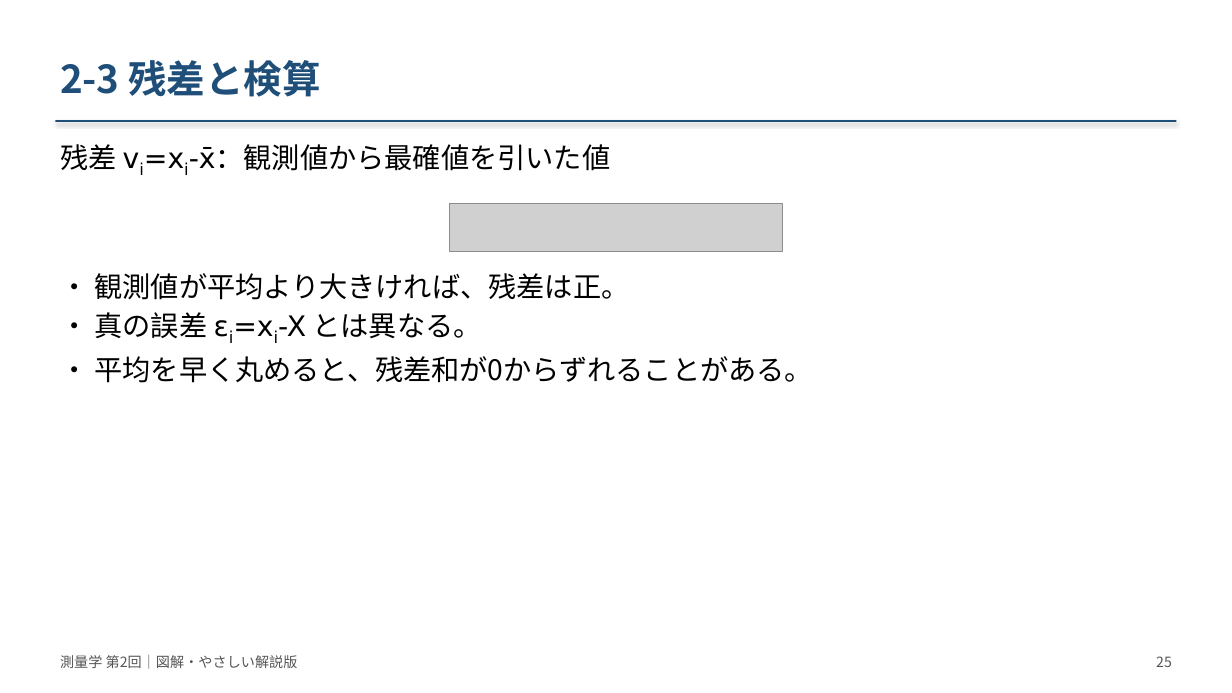
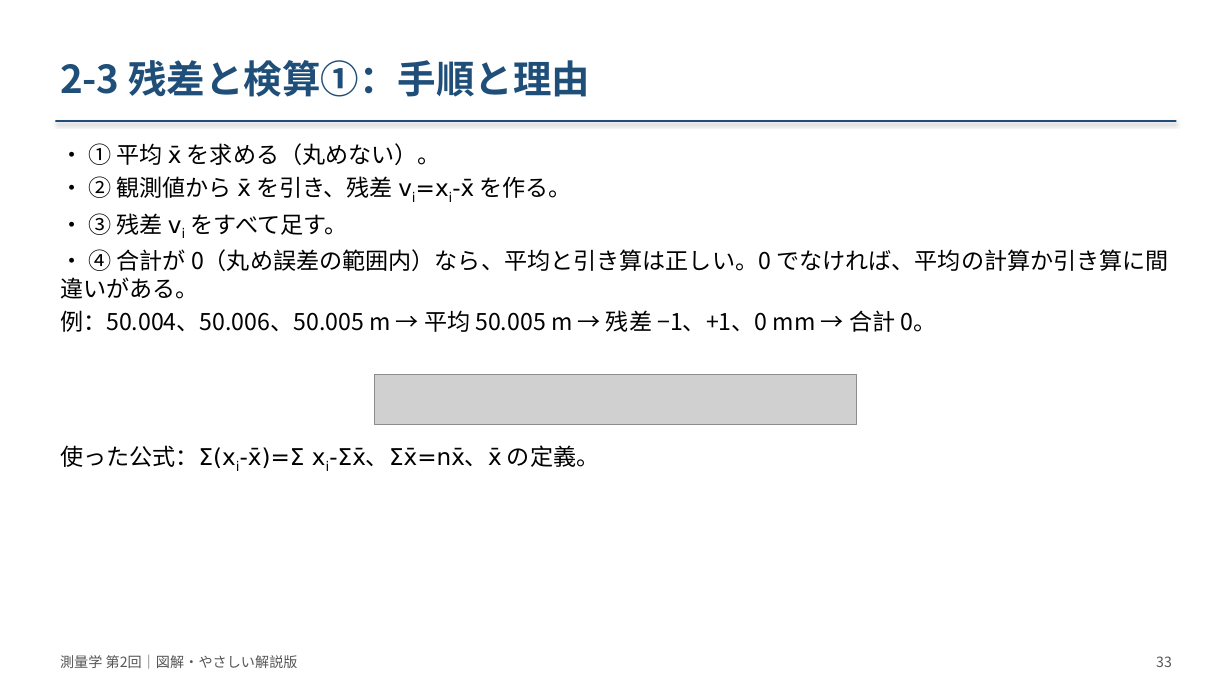
Before and after one commit to NN3210/Lecture, a slide deck: slide 33 of Surveying/materials/slides/第02回_測量の基礎と誤差論/改訂版_20261008/測量学_第02回_図解改訂版.pptx (slide 25 before the commit). Drawn at 1232x693 pixels with LibreOffice and Linux fonts; fonts in the diff are those of the drawing; grey boxes stand for pictures. Boxes give left, top, right and bottom in pixels: in the first picture for what was removed or moved away, otherwise in the second. Text is boxed around its words. In the diff, an @@ line names an element or a change of style, - is before the commit and + after.

```diff
--- a/Surveying/materials/slides/第02回_測量の基礎と誤差論/改訂版_20261008/測量学_第02回_図解改訂版.pptx
+++ b/Surveying/materials/slides/第02回_測量の基礎と誤差論/改訂版_20261008/測量学_第02回_図解改訂版.pptx
@@ text at (60,60,590,97): text changed @@
-2-3 残差と検算
+2-3 残差と検算①：手順と理由
@@ text at (60,143,1169,332): text changed; size 22 to 18 pt @@
-残差 vi=xi-x̄：観測値から最確値を引いた値
+• ① 平均 x̄ を求める（丸めない）。
+• ② 観測値から x̄ を引き、残差 vi=xi-x̄ を作る。
+• ③ 残差 vi をすべて足す。
+• ④ 合計が 0（丸め誤差の範囲内）なら、平均と引き算は正しい。0 でなければ、平均の計算か引き算に間違いがある。
+例：50.004、50.006、50.005 m → 平均 50.005 m → 残差 −1、+1、0 mm → 合計 0。
@@ picture removed at (449,203,783,251) @@
@@ picture added at (375,374,858,424) @@
@@ text at (60,445,599,468): text changed; size 22 to 18 pt; font Noto Sans CJK JP to DejaVu Sans @@
-• 観測値が平均より大きければ、残差は正。
-• 真の誤差 εi=xi-X とは異なる。
-• 平均を早く丸めると、残差和が0からずれることがある。
+使った公式：Σ(xi-x̄)=Σ xi-Σx̄、Σx̄=nx̄、x̄ の定義。
@@ text at (1156,656,1172,667): text changed @@
-25
+33
```
Also in this commit, not shown: 57 other slides changed, 14 slides added, 23 other files.
